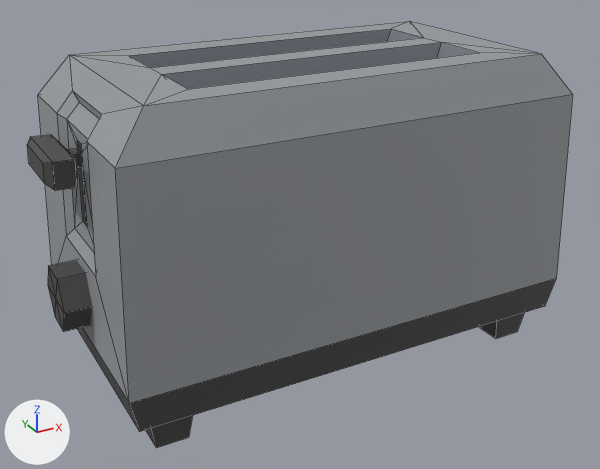
Before and after pictures for a commit that changed the FBX model Unity Game Folder/Assets/External Assets/PolygonTown/Models/Props/SM_Prop_Toaster_01.fbx.
Both versions are drawn from a 50 mm camera at (-0.294, -0.542, 0.367) aimed at (-0.001, -0.01, 0.101). Arrows for +X, +Y and +Z are at lower left; the lights stay in place. Mesh edges are drawn as thin lines. Where no turn or scale is listed for an object, it has been applied to the vertices.

The first picture shows 'SM_Prop_Toaster_01'.
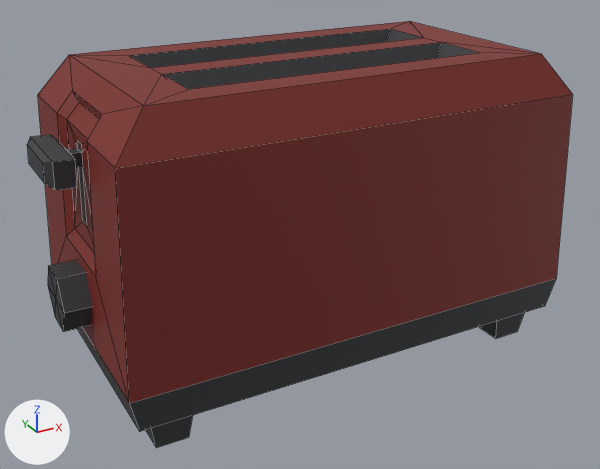
The edits, one by one:
Picture 'PolygonTown_Texture_01_A.psd' (img_polygontown_texture_01_a_psd) is now built by load_image('PolygonTown_Texture_01_A.png', '../../Textures/PolygonTown_Texture_01_A.png', 2048, 2048, 'sRGB') instead of load_image('PolygonTown_Texture_01_A.psd', '../../Textures/PolygonTown_Texture_01_A.png', 2048, 2048, 'sRGB').
Material 'lambert1.001' (mat_lambert1_001) is new.
Its texture is img_polygontown_texture_01_a_psd.
Its roughness is 0.553.
me_mesh is used by ob_sm_prop_toaster_01; location (0.0, 0.0, 0.0).
me_mesh had 122 vertices, 116 faces and spanned x -0.195..0.194, y -0.1..0.1, z 0.0..0.241.
me_mesh no longer uses material mat_lambert1 (picture img_polygontown_texture_01_a_psd).
me_mesh now has 92 vertices, 81 faces and spans x -0.175..0.194, y -0.1..0.1, z 0.0..0.241.
me_mesh part 1: the loose piece of 14 vertices spanning x -0.194..-0.169, y -0.024..0.024, z 0.067..0.109 is deleted.
Part 2, on me_mesh:
16 vertices are removed from x -0.195..-0.172, y -0.031..0.031, z 0.179..0.198.
17 faces are deleted.
me_mesh part 3: 81 kept faces spanning x -0.175..0.194, y -0.1..0.1, z 0.0..0.241 get new texture (UV) coordinates.
me_mesh now uses material mat_lambert1_001 (picture img_polygontown_texture_01_a_psd).

Changed parts and their boxes (x1, y1, x2, y2) in the pictures (600 x 469 px):
'SM_Prop_Toaster_01', surface changed, reshaped (grey to red): before (27, 21, 573, 448); after (38, 21, 573, 448)
'SM_Prop_Toaster_Timer', now drawn (black): after (48, 260, 92, 332)
'SM_Prop_Toaster_Slider', now drawn: after (27, 135, 83, 191)
part 1 of me_mesh, deleted (black): before (48, 260, 92, 332)
part 2 of me_mesh, deleted: before (27, 135, 83, 191)
part 3 of me_mesh, surface changed (grey to red): (38, 21, 573, 446) in both
